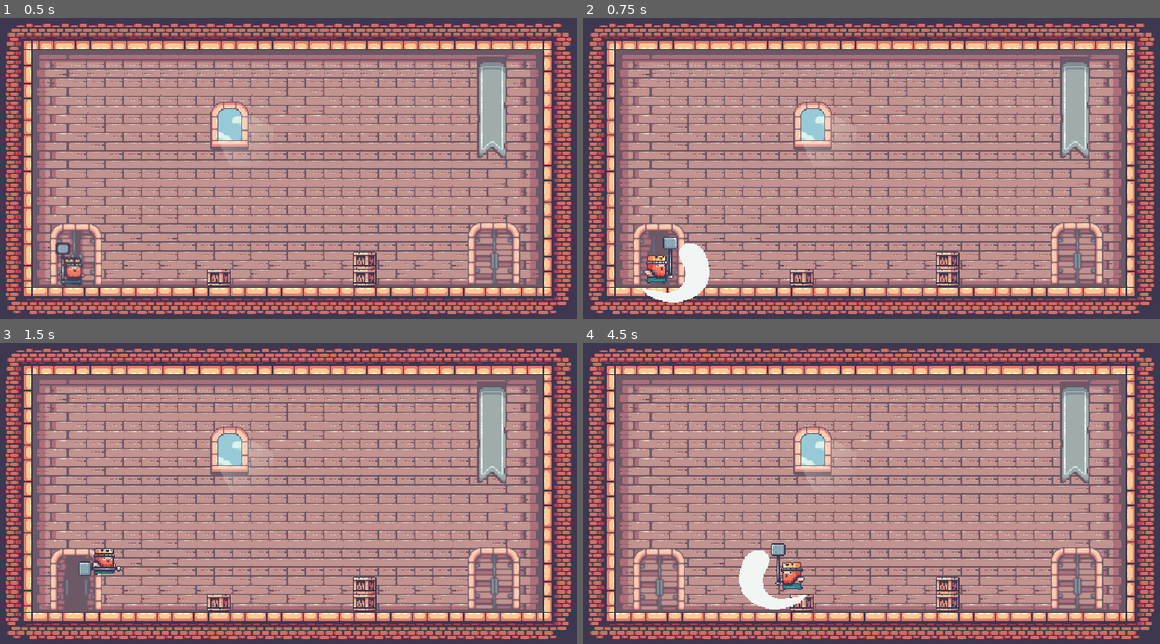
Above: before the commit, frames 1-4 (two rows, left to right).
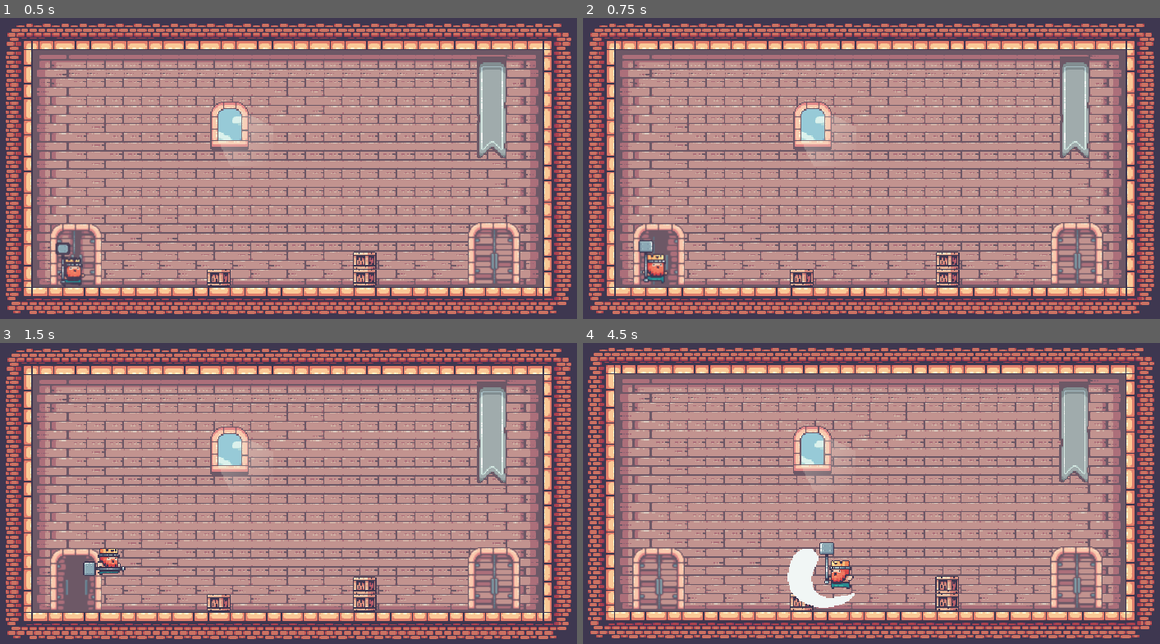
Above: after the commit, the same moments.

Repository: gracelungu/PlatformerGodot2D
Game: Godot game, scene res://Scenes/Levels/Level1.tscn
Same seed, same stepped clock (60 frames per second), same inputs: the game is played once before the commit and once after it. Sound files missing from this copy of the repository are replaced by a short silence.
Inputs:
- Up to frame 1 (0.5 s): no input
- Up to frame 2 (0.75 s): hold D (move_right) from 0.53 s (still down); tap Q (attack) at 0.6 s
- Up to frame 3 (1.5 s): keep holding D (move_right); tap W (jump) at 0.77, 0.8, 1.07, 1.35 s
- Up to frame 4 (4.5 s): tap W (jump) at 1.52, 1.82, 2.3, 3.02, 3.32, 3.6, 3.77, 4.07 s; tap Q (attack) at 1.55, 2.1, 2.85, 4.35 s; release D (move_right) at 2.03 s; hold A (move_left) 2.03-2.78 s; hold D (move_right) 2.78-4.28 s; hold A (move_left) from 4.28 s (still down)

Frame 1 is identical in both runs. In frame 2, 1.5% of the frame differs, in the area x 9-22%, y 72-95%; in frame 3, 0.3%; in frame 4, 30%, in the area x 0-100%, y 1-99%.

Commit message:
add sound and shake effects

Diff:
--- a/Scenes/Levels/Level1.tscn
+++ b/Scenes/Levels/Level1.tscn
@@ -7,6 +7,7 @@
 [ext_resource path="res://Scenes/Player.tscn" type="PackedScene" id=5]
 [ext_resource path="res://Assets/Stuffs/background.png" type="Texture" id=6]
 [ext_resource path="res://src/Global.gd" type="Script" id=7]
+[ext_resource path="res://Scenes/Sound.tscn" type="PackedScene" id=8]
 
 [node name="Level1" type="Node2D"]
 script = ExtResource( 7 )
@@ -54,3 +55,6 @@
 position = Vector2( 68, 239 )
 collision_layer = 7
 collision_mask = 7
+
+[node name="Sound" parent="." instance=ExtResource( 8 )]
+position = Vector2( 8, 156 )
--- a/Scenes/Pig.tscn
+++ b/Scenes/Pig.tscn
@@ -27,6 +27,7 @@
 [ext_resource path="res://Assets/Pig/Idle/tile000.png" type="Texture" id=25]
 [ext_resource path="res://Assets/Pig/Attack/tile003.png" type="Texture" id=26]
 [ext_resource path="res://Assets/Pig/Run/tile000.png" type="Texture" id=27]
+[ext_resource path="res://Assets/Sound/Metal Slam/POL-metal-slam-10.wav" type="AudioStream" id=28]
 
 [sub_resource type="SpriteFrames" id=1]
 animations = [ {
@@ -100,6 +101,9 @@
 [node name="CollisionShape2D" type="CollisionShape2D" parent="PlayerTopHitDetector"]
 position = Vector2( 3, -18 )
 shape = SubResource( 5 )
+
+[node name="AttackSound" type="AudioStreamPlayer2D" parent="."]
+stream = ExtResource( 28 )
 [connection signal="body_entered" from="PlayerDetector" to="." method="_on_body_entered"]
 [connection signal="body_exited" from="PlayerDetector" to="." method="_on_body_exited"]
 [connection signal="body_entered" from="PlayerHitDetector" to="." method="_on_hit_detector_entered"]
--- a/Scenes/Player.tscn
+++ b/Scenes/Player.tscn
@@ -45,9 +45,17 @@
 [ext_resource path="res://Assets/Player/Door In/tile005.png" type="Texture" id=43]
 [ext_resource path="res://Assets/Player/Door In/tile003.png" type="Texture" id=44]
 [ext_resource path="res://Assets/Player/Door In/tile006.png" type="Texture" id=45]
+[ext_resource path="res://Assets/Sound/Metal Slam/POL-metal-slam-09.wav" type="AudioStream" id=46]
+[ext_resource path="res://Assets/Sound/jump.wav" type="AudioStream" id=47]
+[ext_resource path="res://Assets/Sound/run.wav" type="AudioStream" id=48]
 
 [sub_resource type="SpriteFrames" id=1]
 animations = [ {
+"frames": [ ExtResource( 27 ), ExtResource( 13 ), ExtResource( 14 ), ExtResource( 15 ), ExtResource( 24 ), ExtResource( 7 ), ExtResource( 23 ), ExtResource( 3 ), ExtResource( 6 ), ExtResource( 25 ), ExtResource( 26 ) ],
+"loop": true,
+"name": "Idle",
+"speed": 5.0
+}, {
 "frames": [ ExtResource( 16 ), ExtResource( 17 ), ExtResource( 8 ), ExtResource( 9 ), ExtResource( 4 ), ExtResource( 19 ), ExtResource( 20 ), ExtResource( 21 ) ],
 "loop": true,
 "name": "Run",
@@ -59,14 +67,9 @@
 "speed": 6.0
 }, {
 "frames": [ ExtResource( 10 ), ExtResource( 1 ), ExtResource( 28 ), ExtResource( 5 ) ],
-"loop": true,
+"loop": false,
 "name": "Dead",
 "speed": 3.0
-}, {
-"frames": [ ExtResource( 27 ), ExtResource( 13 ), ExtResource( 14 ), ExtResource( 15 ), ExtResource( 24 ), ExtResource( 7 ), ExtResource( 23 ), ExtResource( 3 ), ExtResource( 6 ), ExtResource( 25 ), ExtResource( 26 ) ],
-"loop": true,
-"name": "Idle",
-"speed": 5.0
 }, {
 "frames": [ ExtResource( 41 ), ExtResource( 37 ), ExtResource( 31 ), ExtResource( 32 ), ExtResource( 35 ), ExtResource( 36 ), ExtResource( 42 ), ExtResource( 33 ) ],
 "loop": false,
@@ -102,6 +105,23 @@
 
 [sub_resource type="CircleShape2D" id=4]
 radius = 12.0416
+
+[sub_resource type="Animation" id=5]
+resource_name = "shake_camera"
+length = 0.5
+step = 0.2
+tracks/0/type = "value"
+tracks/0/path = NodePath("Camera2D:offset")
+tracks/0/interp = 1
+tracks/0/loop_wrap = true
+tracks/0/imported = false
+tracks/0/enabled = true
+tracks/0/keys = {
+"times": PoolRealArray( 0, 0.1, 0.2, 0.3, 0.4, 0.5 ),
+"transitions": PoolRealArray( 1, 1, 1, 1, 1, 1 ),
+"update": 0,
+"values": [ Vector2( 0, 0 ), Vector2( 1, 1 ), Vector2( -1, 0 ), Vector2( 0, -1 ), Vector2( -1, 0 ), Vector2( 0, 0 ) ]
+}
 
 [node name="Player" type="KinematicBody2D"]
 collision_mask = 2
@@ -146,6 +166,22 @@
 [node name="CollisionShape2D" type="CollisionShape2D" parent="EnemyHit"]
 position = Vector2( 35, -24 )
 shape = SubResource( 4 )
+
+[node name="Sounds" type="Node2D" parent="."]
+
+[node name="AttackSound" type="AudioStreamPlayer2D" parent="Sounds"]
+stream = ExtResource( 46 )
+
+[node name="JumpSound" type="AudioStreamPlayer2D" parent="Sounds"]
+stream = ExtResource( 47 )
+volume_db = -11.107
+
+[node name="RunSound" type="AudioStreamPlayer2D" parent="Sounds"]
+stream = ExtResource( 48 )
+volume_db = -6.0
+
+[node name="AnimationPlayer" type="AnimationPlayer" parent="."]
+anims/shake_camera = SubResource( 5 )
 [connection signal="timeout" from="LaunchTimer" to="." method="_on_launch_timer_timeout"]
 [connection signal="timeout" from="DeafTimer" to="." method="_on_deafTimer_timeout"]
 [connection signal="timeout" from="LeaveTimer" to="." method="_on_LeaveTimer_timeout"]
--- /dev/null
+++ b/Scenes/Sound.tscn
@@ -0,0 +1,13 @@
+[gd_scene load_steps=3 format=2]
+
+[ext_resource path="res://src/Sound.gd" type="Script" id=1]
+[ext_resource path="res://Assets/Sound/Resistance.wav" type="AudioStream" id=2]
+
+[node name="Sound" type="Node2D"]
+script = ExtResource( 1 )
+
+[node name="BackgroundMusic" type="AudioStreamPlayer2D" parent="."]
+stream = ExtResource( 2 )
+volume_db = -10.097
+autoplay = true
+[connection signal="finished" from="BackgroundMusic" to="." method="_on_BackgroundMusic_finished"]
--- a/src/Pig.gd
+++ b/src/Pig.gd
@@ -2,6 +2,7 @@
 
 onready var pig = $Pig
 onready var animatedSprite = $AnimatedSprite
+onready var attackSound = $AttackSound
 
 const SPEED = 3500
 const FRICTION = 0.02
@@ -54,6 +55,7 @@
 	if body.name == "Player":
 		player_hit = true
 		animatedSprite.play("Attack")
+		attackSound.play()
 
 func _on_hit_detector_exited(body):
 	if body.name == "Player":
--- a/src/Player.gd
+++ b/src/Player.gd
@@ -1,7 +1,7 @@
 extends Actor
 
 const ACCELERATION = 512
-const MAX_SPEED = 64
+const MAX_SPEED = 90
 const FRICTION = 0.25
 const AIR_RESISTANCE = 0.01
 const JUMP_FORCE = 350
@@ -14,11 +14,17 @@
 var body_to_hit
 var go = false
 var leaving = false
+export var shake = false
 
 onready var animatedSprite = $AnimatedSprite
 onready var launchTimer = $LaunchTimer
 onready var leaveTimer = $LeaveTimer
 onready var deafTimer = $DeafTimer
+onready var attackSound = $Sounds/AttackSound
+onready var jumpSound = $Sounds/JumpSound
+onready var runSound = $Sounds/RunSound
+onready var tween = $Camera2D/Tween
+onready var animationPlayer = $AnimationPlayer
 
 signal attack(body)
 
@@ -27,6 +33,9 @@
 	launchTimer.start()
 	animatedSprite.play("Door Out")
 
+func shake_camera():
+	animationPlayer.play("shake_camera")
+
 func apply_gravity(delta):
 	motion.y += GRAVITY * delta
 
@@ -34,6 +43,10 @@
 	if go and not leaving:
 		return true
 	return false
+
+func play_run_sound():
+	if Input.is_action_pressed("move_left") or Input.is_action_pressed("move_right"):
+			runSound.play()
 
 func move_right_and_left(delta):
 	x_input = Input.get_action_strength("move_right") - Input.get_action_strength("move_left")
@@ -53,6 +66,7 @@
 
 		if Input.is_action_just_pressed("jump"):
 			motion.y = -JUMP_FORCE
+			jumpSound.play()
 
 	else: # In the air
 		if Input.is_action_just_released("jump") and motion.y < -JUMP_FORCE / 2:
@@ -68,9 +82,12 @@
 			animatedSprite.play("Idle")
 
 func handle_attack():
-	if Input.is_action_just_pressed("attack") and not dead:
+	if can_move() and Input.is_action_just_pressed("attack") and not dead:
 		attackTimer = 16
 		animatedSprite.play("Attack")
+		attackSound.play()
+		shake_camera()
+
 	if attackTimer > 0:
 		attackTimer -= 1
 
@@ -86,7 +103,7 @@
 
 func _on_pig_detector_entered(body):
 	if body.name == "Pig":
-		set_deaf_timer(1)
+		set_deaf_timer(2)
 
 func _on_EnemyHit_detector_entered(body):
 	if body.name == "Pig":
@@ -99,6 +116,7 @@
 func handle_hit_enemy():
 	if attack_ready and Input.is_action_just_pressed("attack"):
 		emit_signal("attack", body_to_hit)
+		shake_camera()
 
 func _on_entered_bomb(body):
 	if body.name == "Player":
@@ -119,6 +137,7 @@
 func _physics_process(delta):
 	apply_gravity(delta)
 	move_right_and_left(delta)
+	play_run_sound()
 	handle_idle()
 	handle_jump()
 	handle_attack()
--- /dev/null
+++ b/src/Sound.gd
@@ -0,0 +1,10 @@
+extends Node2D
+
+onready var backgroundMusic = $BackgroundMusic
+
+func _ready():
+	backgroundMusic.play()
+
+
+func _on_BackgroundMusic_finished():
+	backgroundMusic.play()
Not shown, added: Assets/Sound/Metal Slam/readme.txt
Not shown: 1 places in Scenes/Levels/Level1.tscn that only renumber resources
Not shown: 1 places in Scenes/Pig.tscn that only renumber resources
Not shown: 1 places in Scenes/Player.tscn that only renumber resources
Not shown, changed: .DS_Store
Not shown, changed: Assets/.DS_Store
Not shown, added: Assets/Sound/.DS_Store
Not shown, added: Assets/Sound/Cinematic Motivational Trailer - AShamaluevMusic.wav
Not shown, added: Assets/Sound/Metal Slam/POL-metal-slam-01.wav
Not shown, added: Assets/Sound/Metal Slam/POL-metal-slam-02.wav
Not shown, added: Assets/Sound/Metal Slam/POL-metal-slam-03.wav
Not shown, added: Assets/Sound/Metal Slam/POL-metal-slam-04.wav
(and 12 more such lines)
